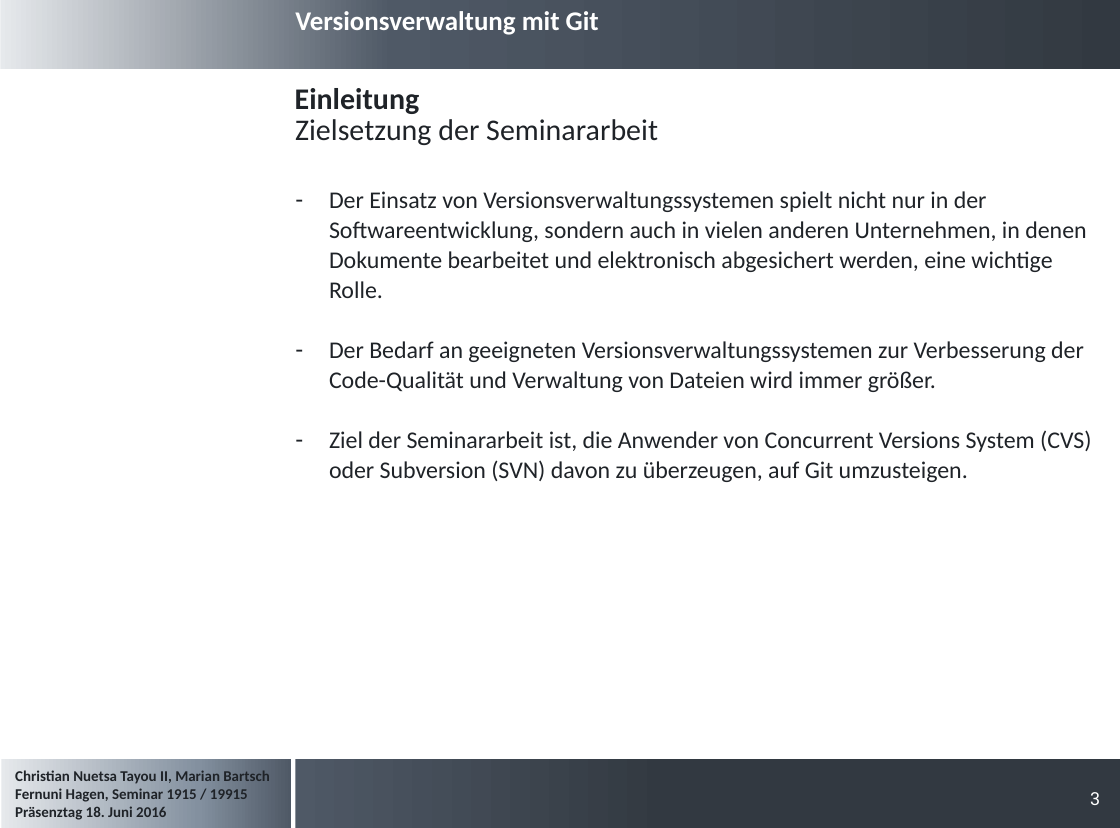
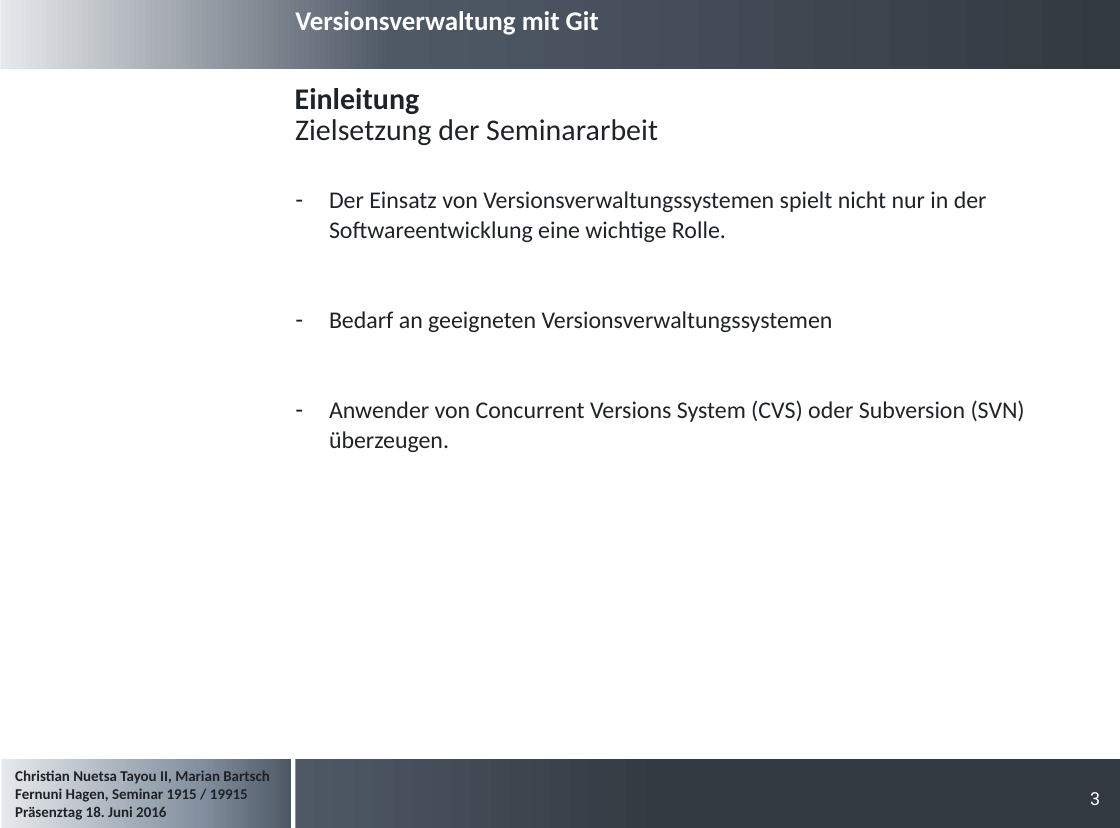
Before and after one commit to cristallin/git-project-seminar, a slide deck: slide 3 of Präsentation_Seminararbeit.pptx. Drawn at 1120x828 pixels with LibreOffice and Linux fonts; fonts in the diff are those of the drawing; background and template pictures are left out. Boxes give left, top, right and bottom in pixels: in the first picture for what was removed or moved away, otherwise in the second. Text is boxed around its words. In the diff, an @@ line names an element or a change of style, - is before the commit and + after.

```diff
--- a/Präsentation_Seminararbeit.pptx
+++ b/Präsentation_Seminararbeit.pptx
@@ text at [329, 191, 1025, 452]: text changed @@
-– Der Einsatz von Versionsverwaltungssystemen spielt nicht nur in der Softwareentwicklung, sondern auch in vielen anderen Unternehmen, in denen Dokumente bearbeitet und elektronisch abgesichert werden, eine wichtige Rolle.
-– Der Bedarf an geeigneten Versionsverwaltungssystemen zur Verbesserung der Code-Qualität und Verwaltung von Dateien wird immer größer.
-– Ziel der Seminararbeit ist, die Anwender von Concurrent Versions System (CVS) oder Subversion (SVN) davon zu überzeugen, auf Git umzusteigen.
+– Der Einsatz von Versionsverwaltungssystemen spielt nicht nur in der Softwareentwicklung eine wichtige Rolle.
+– Bedarf an geeigneten Versionsverwaltungssystemen
+– Anwender von Concurrent Versions System (CVS) oder Subversion (SVN) überzeugen.
```
Also in this commit, not shown: 5 other slides changed, 1 slide removed.
